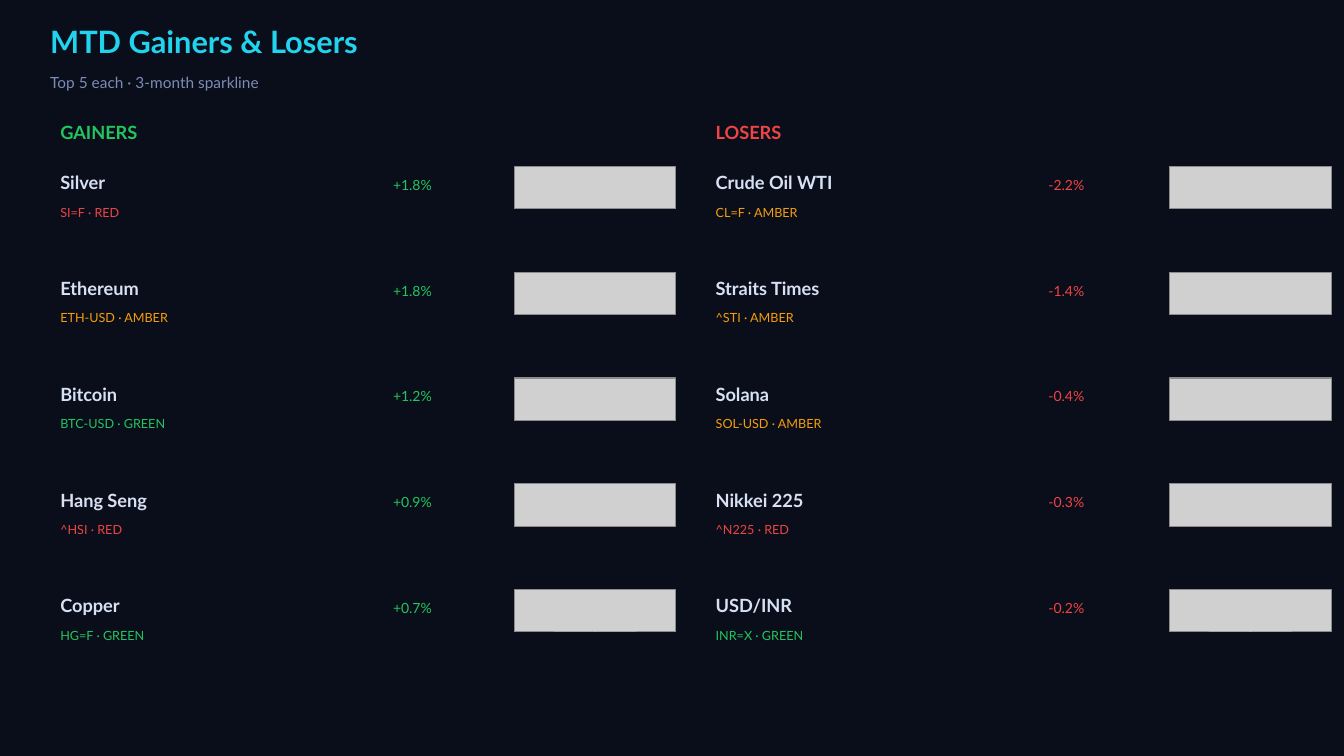
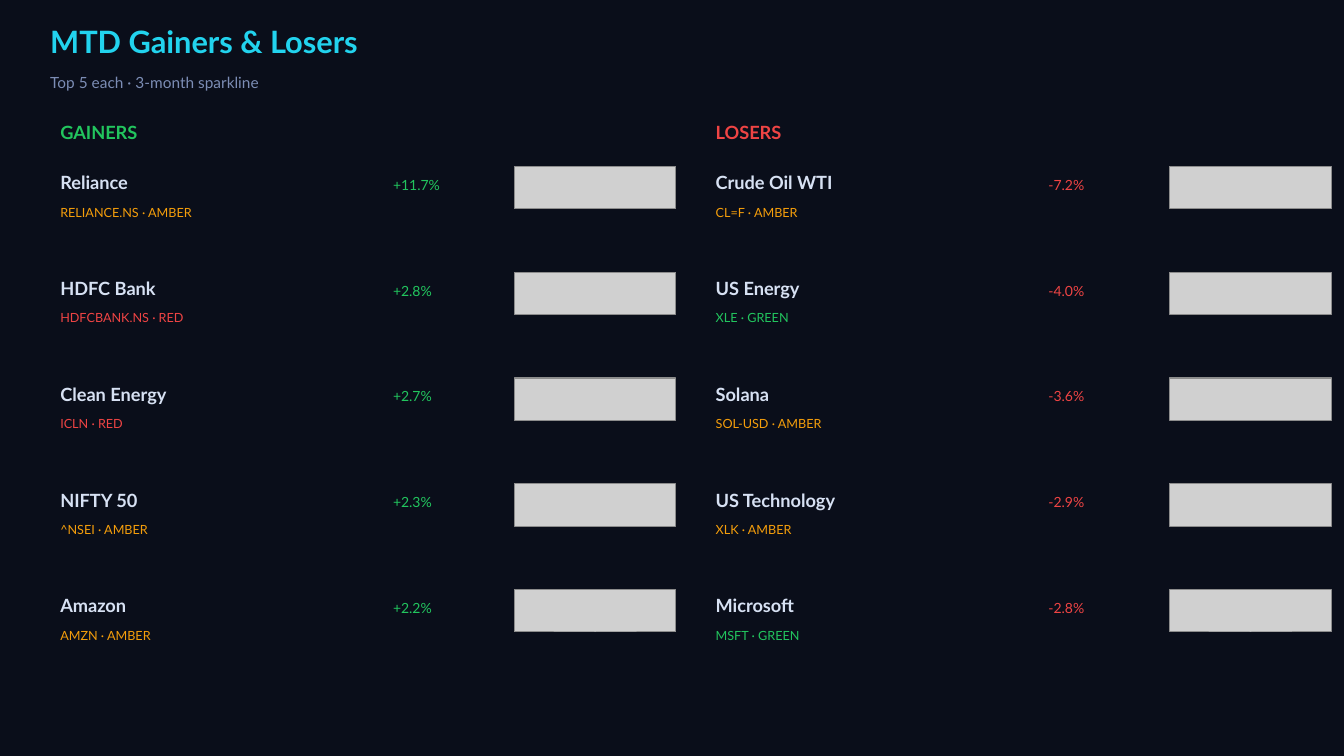
Before and after one commit to Pravkum23/pmr-terminal, a slide deck: slide 2 of docs/pmr_daily.pptx. Drawn at 1344x756 pixels with LibreOffice and Linux fonts; fonts in the diff are those of the drawing; grey boxes stand for pictures. Boxes give left, top, right and bottom in pixels: in the first picture for what was removed or moved away, otherwise in the second. Text is boxed around its words. In the diff, an @@ line names an element or a change of style, - is before the commit and + after.

```diff
--- a/docs/pmr_daily.pptx
+++ b/docs/pmr_daily.pptx
@@ text at [60, 175, 128, 189]: text changed @@
-Silver
+Reliance
@@ text at [60, 208, 192, 217]: text changed; text colour #EF4444 to #F59E0B @@
-SI=F · RED
+RELIANCE.NS · AMBER
@@ text at [393, 180, 440, 190]: text changed @@
-+1.8%
++11.7%
@@ text at [1048, 180, 1084, 190]: text changed @@
--2.2%
+-7.2%
@@ text at [60, 281, 156, 295]: text changed @@
-Ethereum
+HDFC Bank
@@ text at [393, 286, 432, 296]: text changed @@
-+1.8%
++2.8%
@@ text at [716, 281, 800, 299]: text changed @@
-Straits Times
+US Energy
@@ text at [1048, 286, 1084, 296]: text changed @@
--1.4%
+-4.0%
@@ text at [60, 313, 184, 322]: text changed; text colour #F59E0B to #EF4444 @@
-ETH-USD · AMBER
+HDFCBANK.NS · RED
@@ text at [716, 313, 788, 322]: text changed; text colour #F59E0B to #22C55E @@
-^STI · AMBER
+XLE · GREEN
@@ text at [60, 387, 166, 405]: text changed @@
-Bitcoin
+Clean Energy
@@ text at [60, 419, 123, 428]: text changed; text colour #22C55E to #EF4444 @@
-BTC-USD · GREEN
+ICLN · RED
@@ text at [393, 391, 432, 401]: text changed @@
-+1.2%
++2.7%
@@ text at [1048, 391, 1084, 401]: text changed @@
--0.4%
+-3.6%
@@ text at [60, 493, 137, 507]: text changed @@
-Hang Seng
+NIFTY 50
@@ text at [393, 497, 432, 507]: text changed @@
-+0.9%
++2.3%
@@ text at [716, 493, 835, 511]: text changed @@
-Nikkei 225
+US Technology
@@ text at [1048, 497, 1084, 507]: text changed @@
--0.3%
+-2.9%
@@ text at [60, 525, 148, 534]: text changed; text colour #EF4444 to #F59E0B @@
-^HSI · RED
+^NSEI · AMBER
@@ text at [716, 525, 792, 534]: text changed; text colour #EF4444 to #F59E0B @@
-^N225 · RED
+XLK · AMBER
@@ text at [60, 599, 126, 612]: text changed @@
-Copper
+Amazon
@@ text at [716, 598, 794, 612]: text changed @@
-USD/INR
+Microsoft
@@ text at [393, 603, 432, 613]: text changed @@
-+0.7%
++2.2%
@@ text at [1048, 603, 1084, 613]: text changed @@
--0.2%
+-2.8%
@@ text at [60, 631, 151, 640]: text changed; text colour #22C55E to #F59E0B @@
-HG=F · GREEN
+AMZN · AMBER
@@ text at [716, 631, 799, 640]: text changed @@
-INR=X · GREEN
+MSFT · GREEN
```
Also in this commit, not shown: 3 other slides changed, 2 other files.
